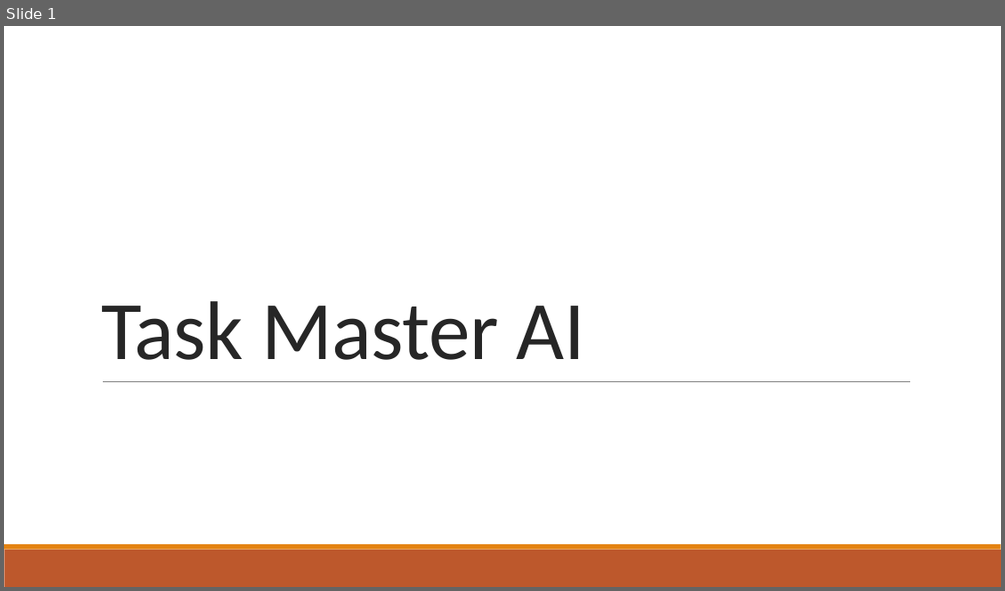
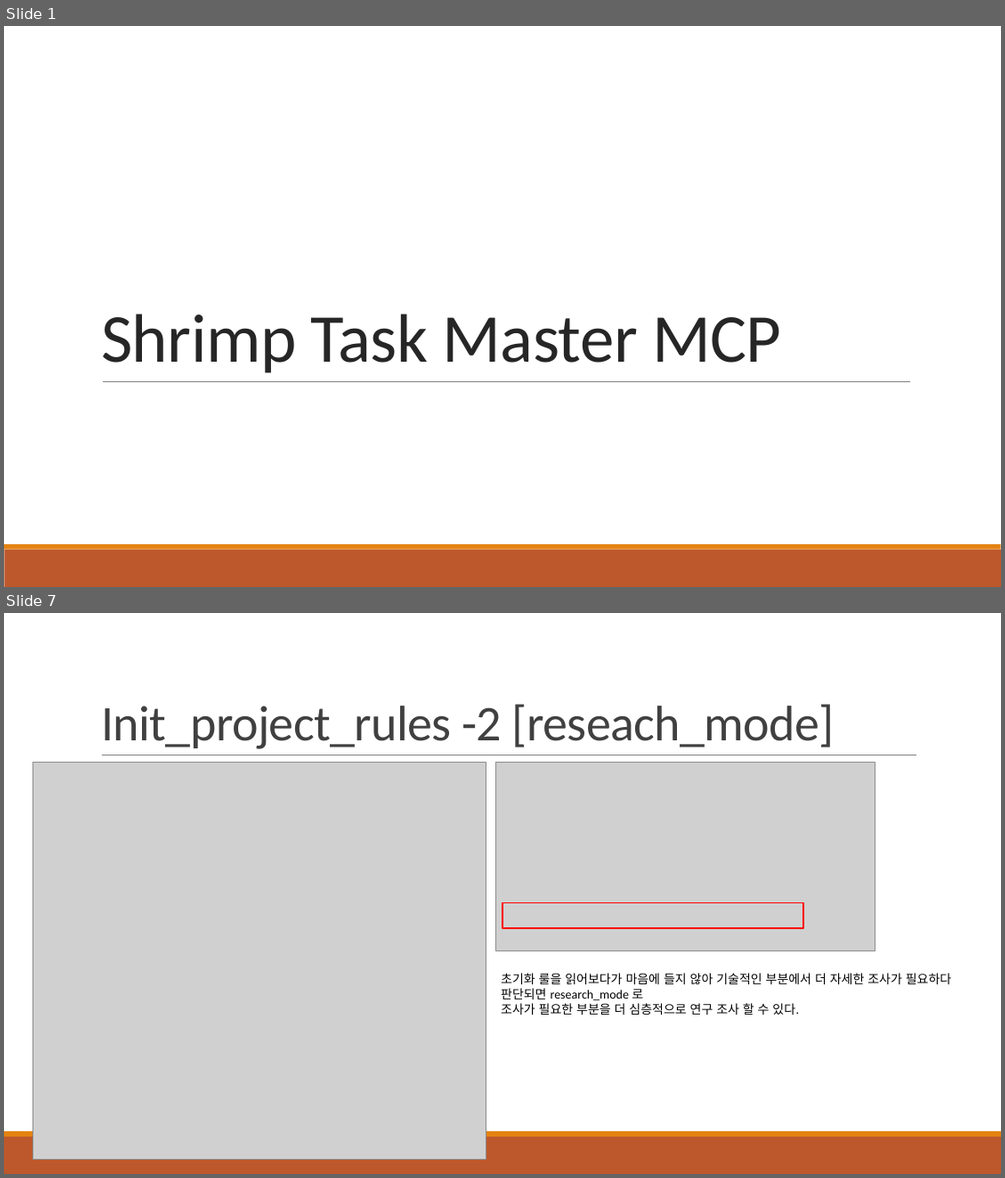
Before and after one commit to khb3025/study-claude-code, a slide deck: PPT정리/28. Shrimp Task Master AI.pptx. Shown one above the other, each under a label of ours: slide 1 before the commit, slides 1 and 7 after it; the slides between them are not shown. The pictures are 1005x591 and 1005x1178 pixels, drawn with LibreOffice and Linux fonts; fonts in the diff are those of the drawing; grey boxes stand for pictures. Boxes give left, top, right and bottom in pixels: in the first picture for what was removed or moved away, otherwise in the second. Text is boxed around its words. In the diff, an @@ line names an element or a change of style, - is before the commit and + after.

Commit message:
shrimp Task Manager PPT 정리

```diff
--- a/PPT정리/28. Shrimp Task Master AI.pptx
+++ b/PPT정리/28. Shrimp Task Master AI.pptx
@@ slide 7 added at (4,613,1001,1174), background #FFFFFF; not listed: 2 template elements that a slide beside it also shows @@
@@ title added at (101,704,834,749), 48 pt, text #404040 @@
+Init_project_rules -2 [reseach_mode]
@@ picture added at (32,762,485,1159) @@
@@ line added from (102, 755) to (917, 755), #808080 0.5 pt @@
@@ picture added at (496,762,875,950) @@
@@ rectangle added at (502,903,803,929), outline #FF0000 1.25 pt @@
@@ text added at (501,973,951,1014), 12 pt, text #000000 @@
+초기화 룰을 읽어보다가 마음에 들지 않아 기술적인 부분에서 더 자세한 조사가 필요하다 판단되면 research_mode 로
+조사가 필요한 부분을 더 심층적으로 연구 조사 할 수 있다.
@@ slide 1 changed as well @@
@@ title at (101,313,781,373): text changed; size 80 to 66 pt @@
-Task Master AI
+Shrimp Task Master MCP
```
Also in this commit, not shown: 15 other slides added, 3 slides removed, 4 other files.
